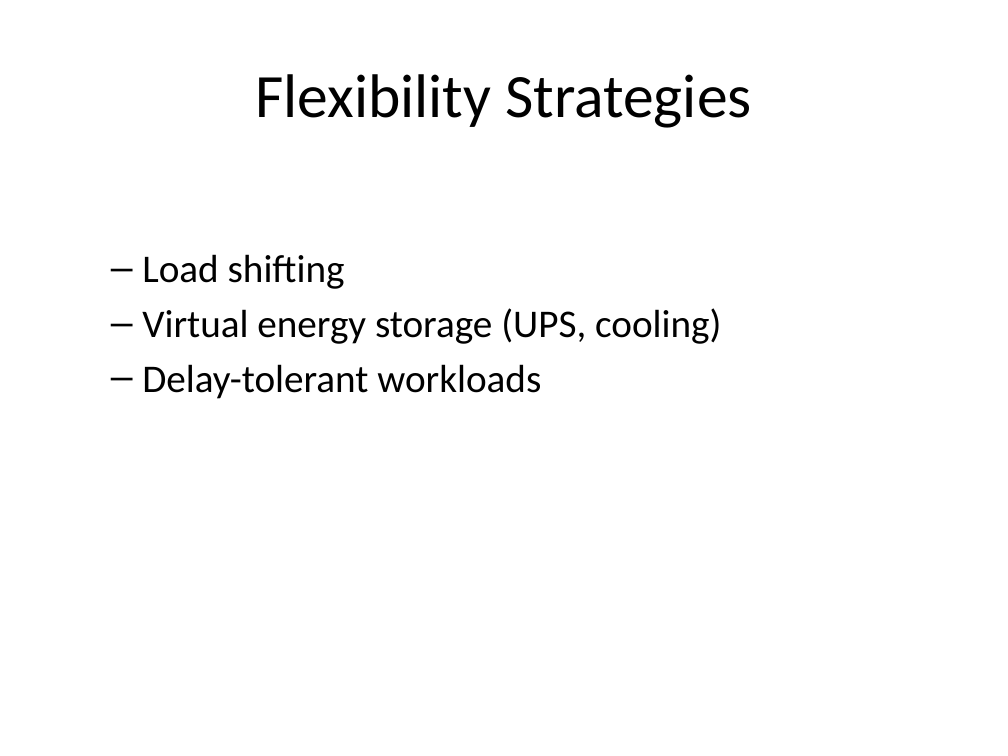
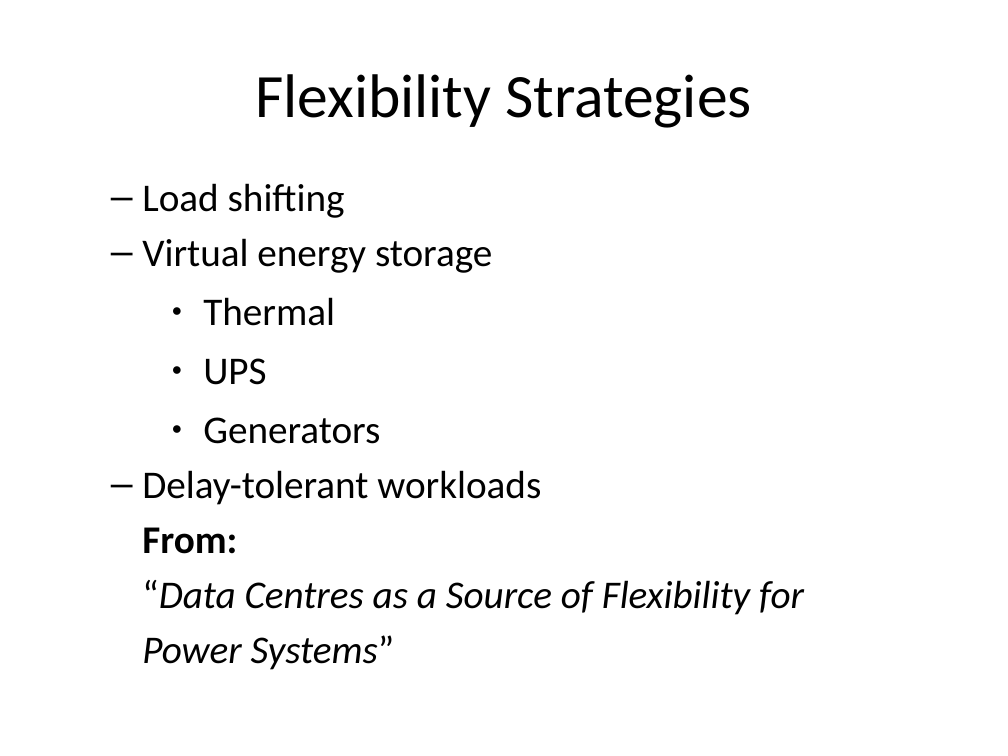
Before and after one commit to RFAedu/EECE6370_Report002, a slide deck: slide 7 of Report002_Presentation.pptx. Drawn at 1008x756 pixels with LibreOffice and Linux fonts; fonts in the diff are those of the drawing; background and template pictures are left out. Boxes give left, top, right and bottom in pixels: in the first picture for what was removed or moved away, otherwise in the second. Text is boxed around its words. In the diff, an @@ line names an element or a change of style, - is before the commit and + after.

```diff
--- a/Report002_Presentation.pptx
+++ b/Report002_Presentation.pptx
@@ text "Load shifting": place and size @@
-text "Load shifting" at (142, 254, 721, 399)
+text "Load shifting" at (142, 183, 804, 615)
@@ text at (142, 238, 492, 444): text changed @@
-  – Virtual energy storage (UPS, cooling)
+  – Virtual energy storage
+    ● Thermal
+    ● UPS
+    ● Generators
@@ text at (142, 527, 804, 615): paragraphs added @@
+  From:
+  “Data Centres as a Source of Flexibility for
+  Power Systems”
```
Also in this commit, not shown: 3 other slides changed, 1 slide added.
